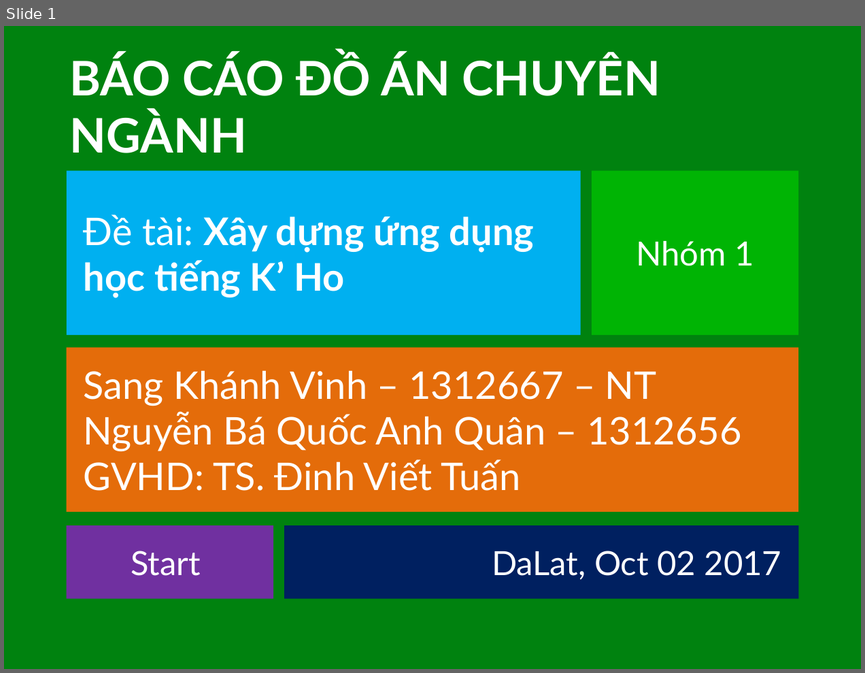
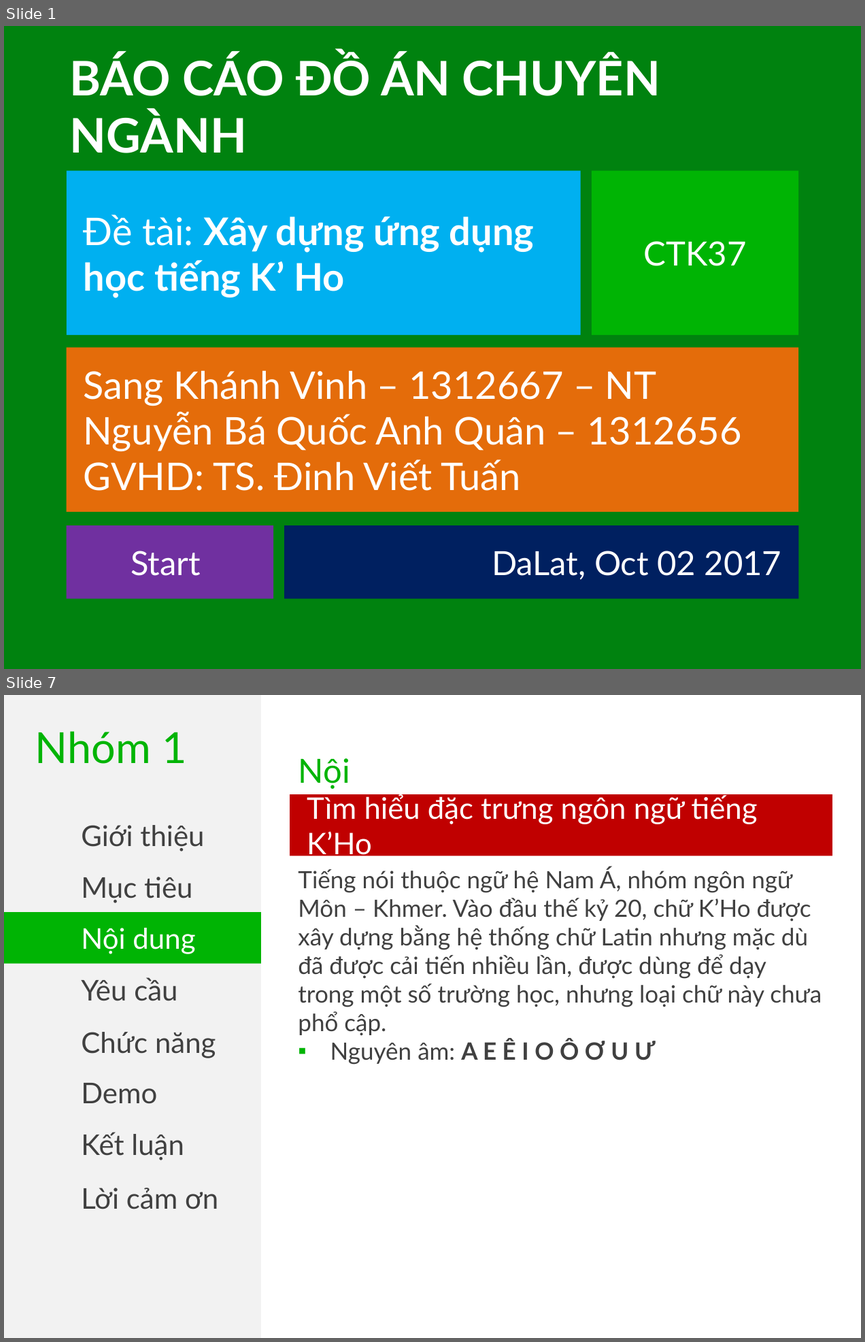
Before and after one commit to khanhvinhit/Do-An, a slide deck: THESIS/BaoCaov1.pptx. Shown one above the other, each under a label of ours: slide 1 before the commit, slides 1 and 7 after it; the slides between them are not shown. The pictures are 865x673 and 865x1342 pixels, drawn with LibreOffice and Linux fonts; fonts in the diff are those of the drawing. Boxes give left, top, right and bottom in pixels: in the first picture for what was removed or moved away, otherwise in the second. Text is boxed around its words. In the diff, an @@ line names an element or a change of style, - is before the commit and + after.

```diff
--- a/THESIS/BaoCaov1.pptx
+++ b/THESIS/BaoCaov1.pptx
@@ slide 7 added at [4, 695, 861, 1338], background #FFFFFF @@
@@ rectangle added at [4, 695, 261, 1338], fill #F2F2F2 @@
@@ text added at [35, 731, 187, 764], 36 pt, text #00B404 @@
+Nhóm 1
@@ text added at [298, 758, 371, 819], 28 pt, text #00B404 @@
+Nội dung
@@ rectangle added at [290, 794, 832, 856], fill #C00000, 25 pt, text #FFFFFF @@
+Tìm hiểu đặc trưng ngôn ngữ tiếng K’Ho
@@ text added at [81, 825, 204, 851], 24 pt, text #404040 @@
+Giới thiệu
@@ rectangle added at [4, 860, 261, 912], fill #F2F2F2, 24 pt, text #404040 @@
+Mục tiêu
@@ text added at [298, 868, 821, 1064], 20 pt, text #404040 @@
+Tiếng nói thuộc ngữ hệ Nam Á, nhóm ngôn ngữ Môn – Khmer. Vào đầu thế kỷ 20, chữ K’Ho được xây dựng bằng hệ thống chữ Latin nhưng mặc dù đã được cải tiến nhiều lần, được dùng để dạy trong một số trường học, nhưng loại chữ này chưa phổ cập.
+▪ Nguyên âm: A E Ê I O Ô Ơ U Ư
@@ rectangle added at [4, 912, 261, 963], fill #00B404, 24 pt, text #FFFFFF @@
+Nội dung
@@ rectangle added at [4, 963, 261, 1015], fill #F2F2F2, 24 pt, text #404040 @@
+Yêu cầu
@@ text added at [81, 1032, 216, 1058], 24 pt, text #404040 @@
+Chức năng
@@ text added at [81, 1083, 157, 1104], 24 pt, text #404040 @@
+Demo
@@ text added at [81, 1132, 184, 1160], 24 pt, text #404040 @@
+Kết luận
@@ text added at [81, 1187, 218, 1209], 24 pt, text #404040 @@
+Lời cảm ơn
@@ slide 1 changed as well @@
@@ text in rectangle at [644, 241, 747, 266]: text changed @@
-Nhóm 1
+CTK37
```
Also in this commit, not shown: 4 other slides changed, 22 other slides added, 2 other files.
